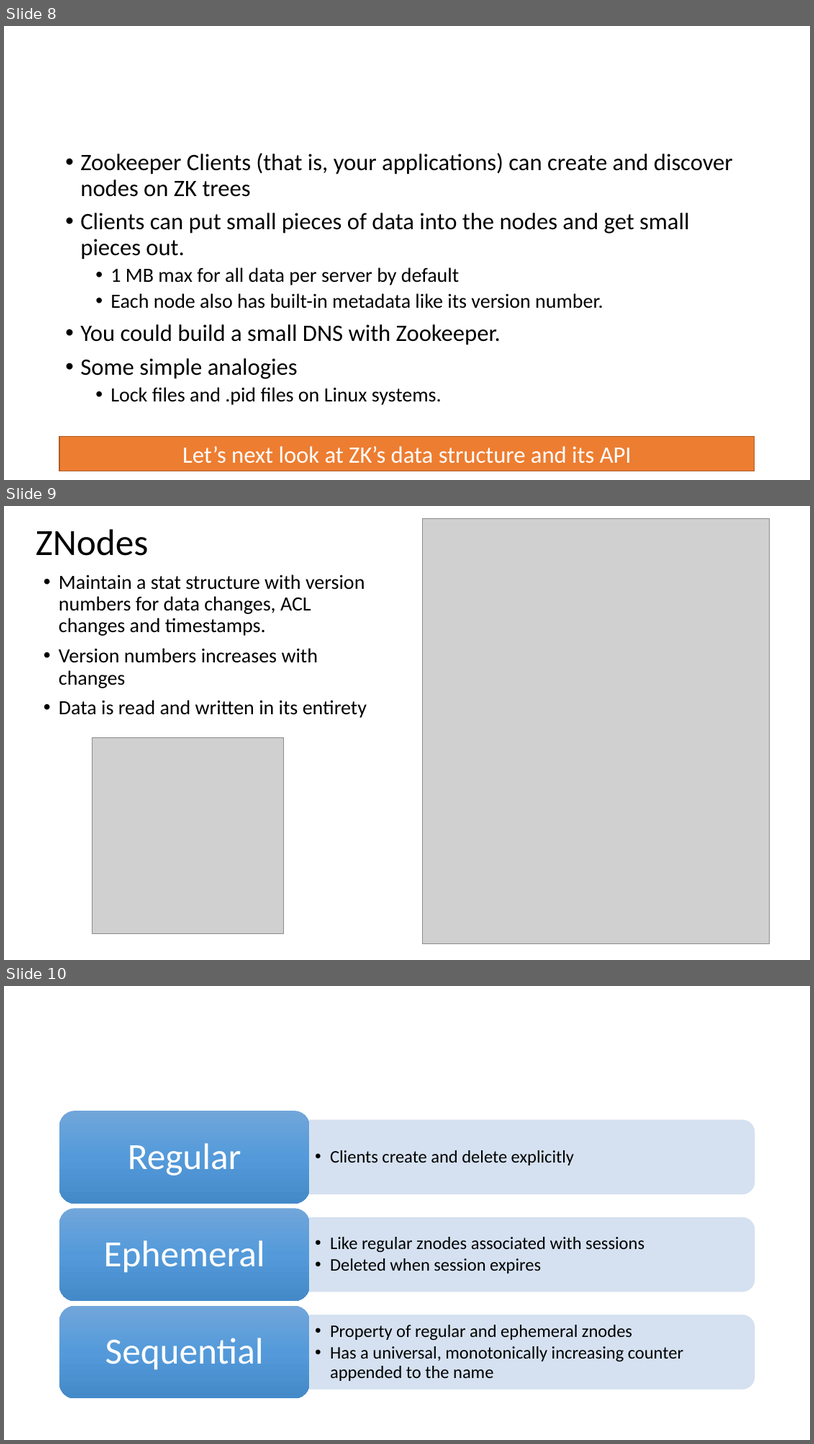
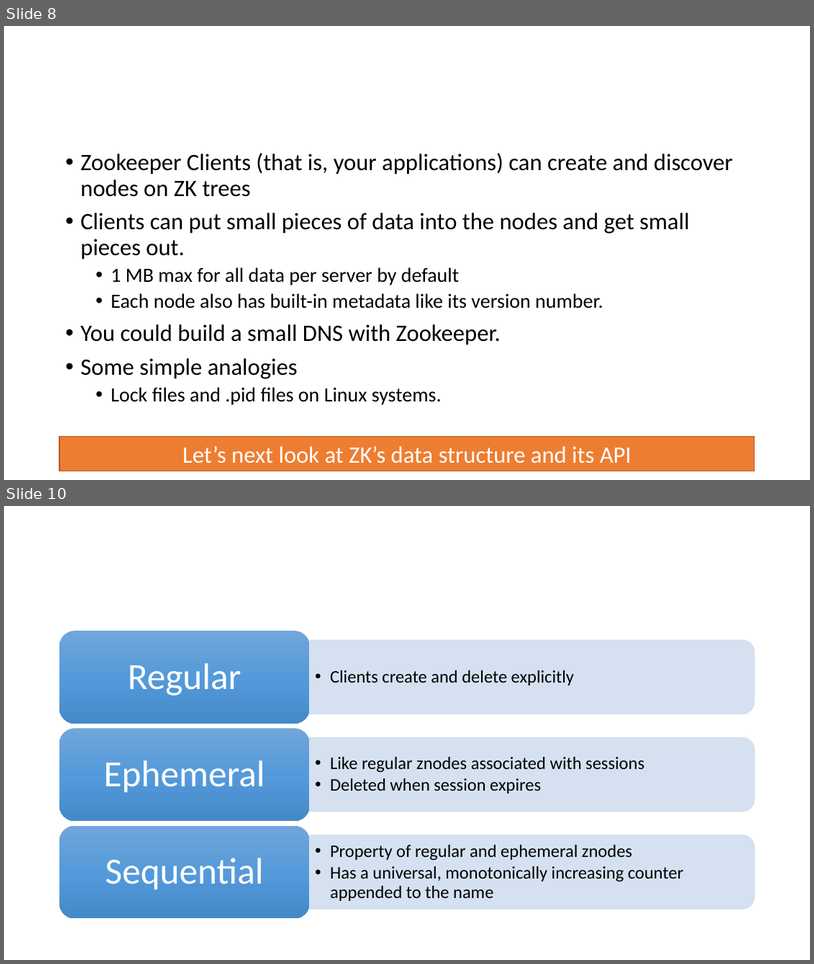
Before and after one commit to airavata-courses/airavata-courses.github.io, a slide deck: slides/Fall2018-ZookeeperPart2.pptx. Shown one above the other, each under a label of ours: slides 8, 9 and 10 before the commit, slides 8 and 10 after it; the slides between them are not shown. The pictures are 814x1444 and 814x964 pixels, drawn with LibreOffice and Linux fonts; fonts in the diff are those of the drawing; grey boxes stand for pictures. Boxes give left, top, right and bottom in pixels: in the first picture for what was removed or moved away, otherwise in the second. Text is boxed around its words. In the diff, an @@ line names an element or a change of style, - is before the commit and + after.

Commit message:
ZK slide updates

```diff
--- a/slides/Fall2018-ZookeeperPart2.pptx
+++ b/slides/Fall2018-ZookeeperPart2.pptx
@@ slide 9 removed at (x1=4, y1=506, x2=810, y2=960), background #FFFFFF @@
@@ picture removed at (x1=423, y1=518, x2=770, y2=943) @@
@@ title removed at (x1=36, y1=529, x2=149, y2=556) @@
-ZNodes
@@ text removed at (x1=59, y1=574, x2=367, y2=718) @@
-• Maintain a stat structure with version numbers for data changes, ACL changes and timestamps.
-• Version numbers increases with changes
-• Data is read and written in its entirety
@@ picture removed at (x1=93, y1=738, x2=284, y2=934) @@
```
Also in this commit, not shown: 1 slide added.
